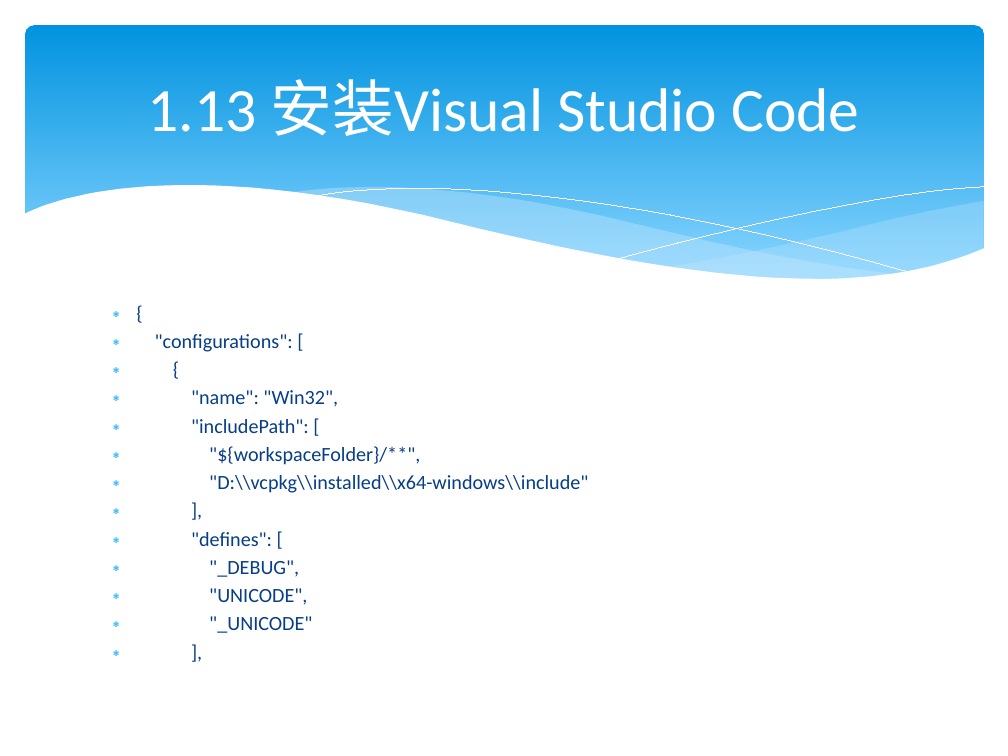
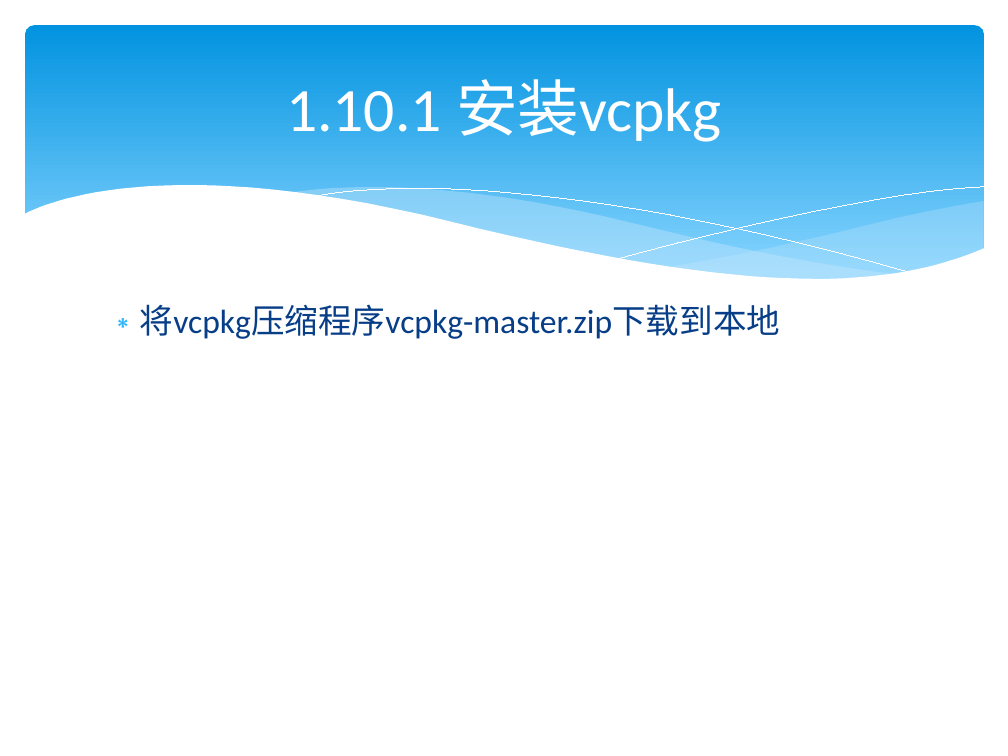
Before and after one commit to lamplight8/cpp, a slide deck: slide 124 of ppt/ch01_绪论_1.pptx (slide 120 before the commit). Drawn at 1008x756 pixels with LibreOffice and Linux fonts; fonts in the diff are those of the drawing. Boxes give left, top, right and bottom in pixels: in the first picture for what was removed or moved away, otherwise in the second. Text is boxed around its words. In the diff, an @@ line names an element or a change of style, - is before the commit and + after.

```diff
--- a/ppt/ch01_绪论_1.pptx
+++ b/ppt/ch01_绪论_1.pptx
@@ title at (286,79,722,142): text changed @@
-1.13 安装Visual Studio Code
+1.10.1 安装vcpkg
@@ text at (140,304,781,339): text changed; size 14.4 to 24 pt @@
-∗ {
-∗ "configurations": [
-∗ {
-∗ "name": "Win32",
-∗ "includePath": [
-∗ "${workspaceFolder}/**",
-∗ "D:\\vcpkg\\installed\\x64-windows\\include"
-∗ ],
-∗ "defines": [
-∗ "_DEBUG",
-∗ "UNICODE",
-∗ "_UNICODE"
-∗ ],
+∗ 将vcpkg压缩程序vcpkg-master.zip下载到本地
```
Also in this commit, not shown: 73 other slides changed, 35 slides added, 27 slides removed, 3 other files.
